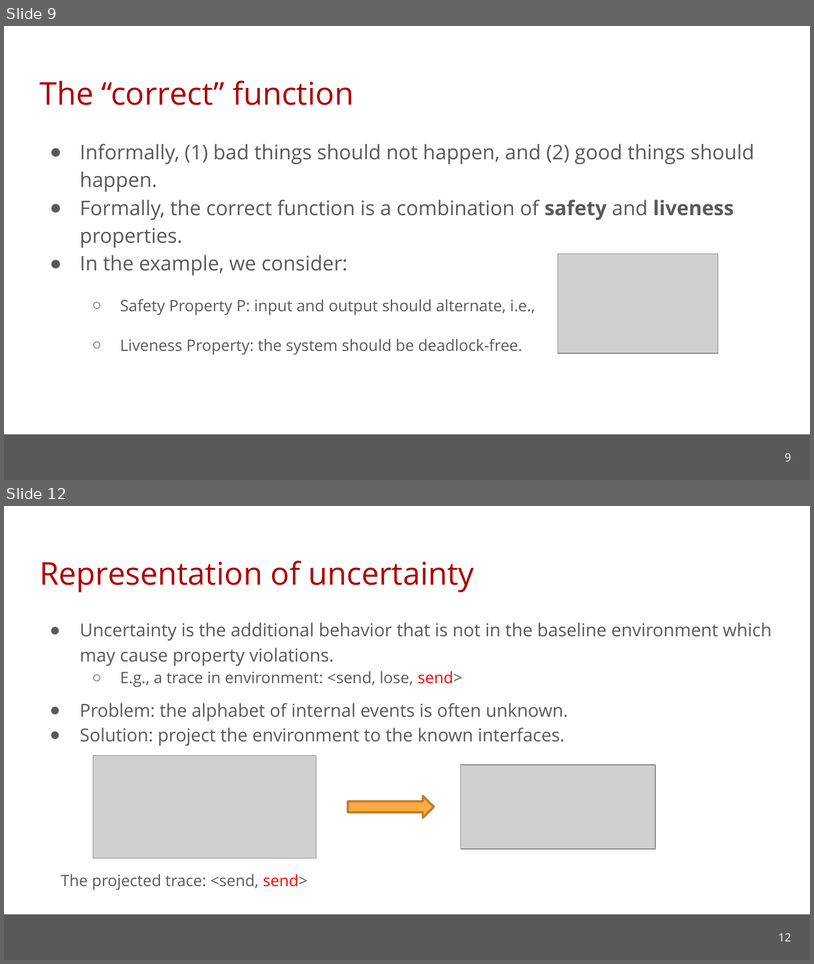
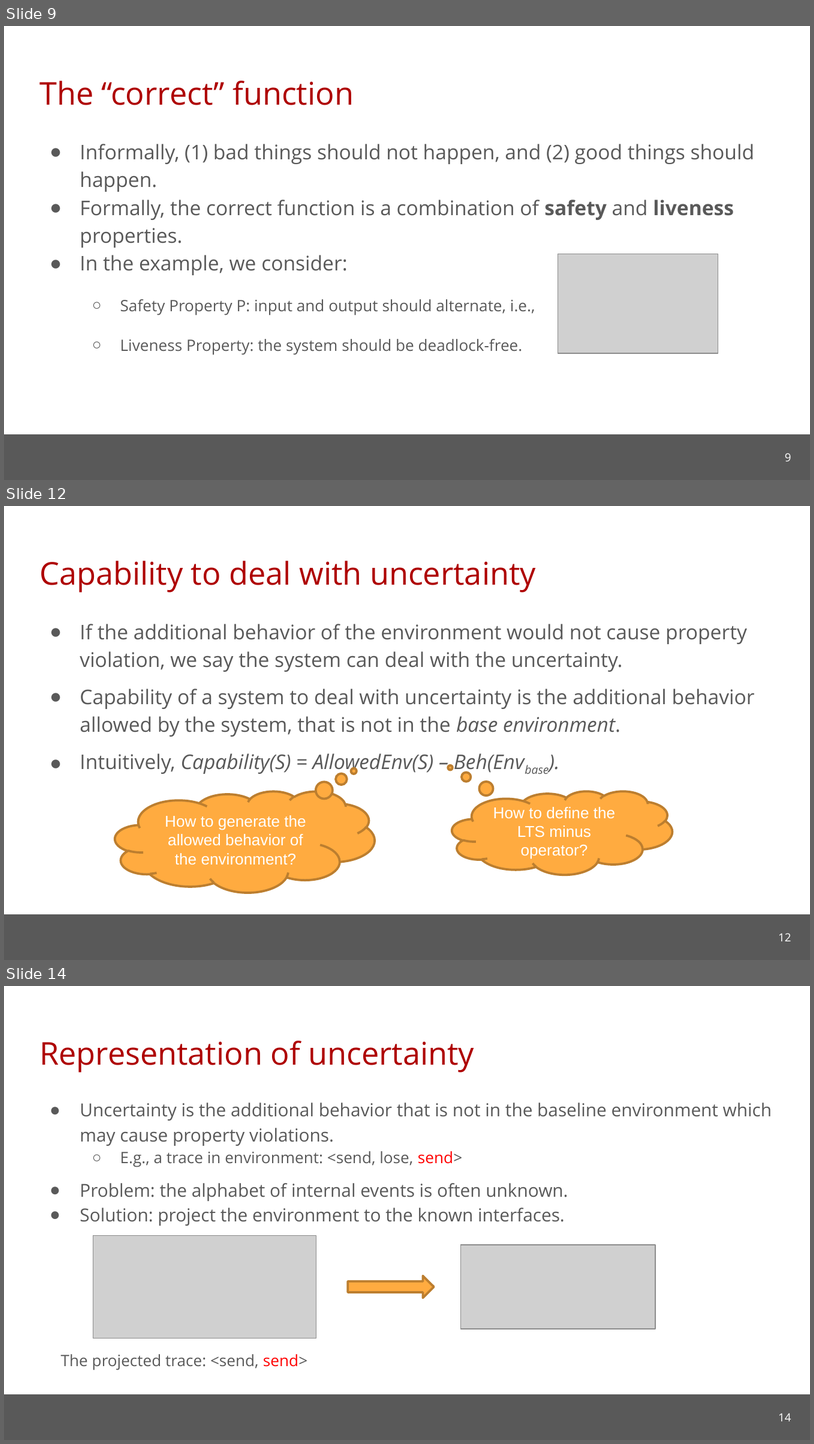
Before and after one commit to cmu-soda/Robustness, a slide deck: Robustness.pptx. Shown one above the other, each under a label of ours: slides 9 and 12 before the commit, slides 9, 12 and 14 after it; the slides between them are not shown. The pictures are 814x964 and 814x1444 pixels, drawn with LibreOffice and Linux fonts; fonts in the diff are those of the drawing; grey boxes stand for pictures; background and template pictures are left out. Boxes give left, top, right and bottom in pixels: in the first picture for what was removed or moved away, otherwise in the second. Text is boxed around its words. In the diff, an @@ line names an element or a change of style, - is before the commit and + after.

```diff
--- a/Robustness.pptx
+++ b/Robustness.pptx
@@ slide 12 added at bbox=[4, 506, 810, 960], background #FFFFFF; not listed: 1 template element that a slide beside it also shows @@
@@ title added at bbox=[39, 561, 536, 592], 28 pt, text #AE0000 @@
+Capability to deal with uncertainty
@@ text added at bbox=[80, 624, 755, 775], 18 pt, text #595959 @@
+● If the additional behavior of the environment would not cause property violation, we say the system can deal with the uncertainty.
+● Capability of a system to deal with uncertainty is the additional behavior allowed by the system, that is not in the base environment.
+● Intuitively, Capability(S) = AllowedEnv(S) – Beh(Envbase).
@@ thought cloud added at bbox=[115, 790, 375, 891], fill #FFAB40, outline #BD7F2F 2 pt, 14 pt, text #FFFFFF @@
+How to generate the allowed behavior of the environment?
@@ thought cloud added at bbox=[452, 790, 672, 874], fill #FFAB40, outline #BD7F2F 2 pt, 14 pt, text #FFFFFF @@
+How to define the LTS minus operator?
@@ page number added at bbox=[779, 933, 791, 941], 10 pt, text #FFFFFF @@
+12
@@ what was slide 12 is now slide 14 @@
@@ page number at bbox=[779, 1413, 791, 1421]: text changed @@
-12
+14
```
Also in this commit, not shown: 6 slides changed, 3 other slides added, 2 slides removed.
